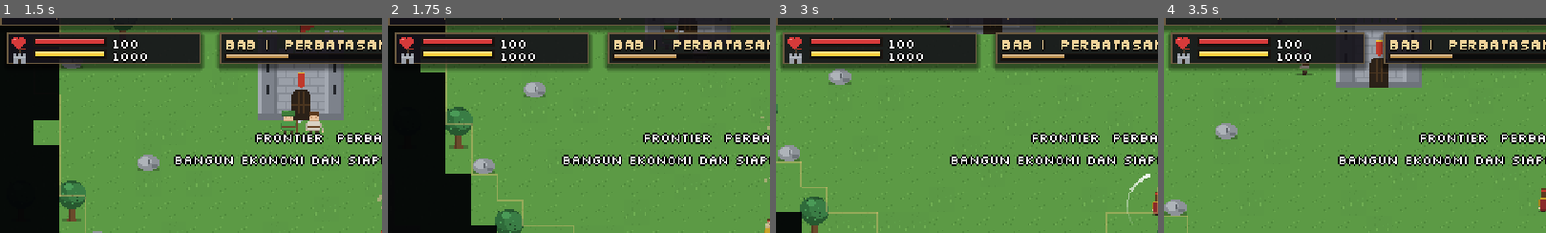
Above: before the commit, frames 1-4 (left to right).
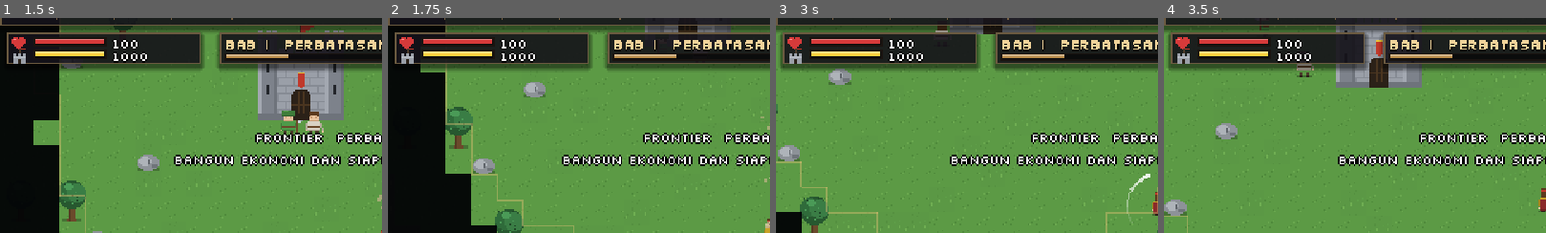
Above: after the commit, the same moments.

Repository: shimleabyte/hold-the-keep
Game: Godot game, scene res://scenes/main.tscn
Same seed, same stepped clock (60 frames per second), same inputs: the game is played once before the commit and once after it.
Inputs (mouse positions are % of the whole screen's width and height, from its top left):
- Up to frame 1 (1.5 s): tap Enter at 0.5 s; move the mouse to (72, 45) at 0.52 s; hold D (move_right) 0.53-1.28 s; tap C (ability_cleave) at 0.6 s; click (72, 45) at 0.67 s; tap Space at 0.77 s; move the mouse to (30, 55) at 1.27 s; hold S (move_down) from 1.28 s (still down); tap Q (ability_dash) at 1.35 s
- Up to frame 2 (1.75 s): keep holding S (move_down); tap Space at 1.52 s
- Up to frame 3 (3 s): move the mouse to (60, 28) at 2.02 s; release S (move_down) at 2.03 s; hold D (move_right) 2.03-2.78 s; tap V (ability_rally) at 2.1 s; move the mouse to (45, 70) at 2.77 s; hold W (move_up) from 2.78 s (still down); tap F (attack) at 2.85 s; click (45, 70) at 2.92 s
- Up to frame 4 (3.5 s): keep holding W (move_up); tap Space at 3.02 s
The pictures show only the part of the screen within x 0-50%, y 5-55%; the shares and areas given below are measured in that part.

Frame 1 is identical in both runs. In frame 2, 0.1% of the frame differs, in the area x 72-78%, y 3-7%; in frame 3, less than 0.1%; in frame 4, 0.2%, in the area x 25-40%, y 3-28%.
Error before the commit: Invalid access to property or key 'id' on a base object of type 'StaticBody2D (resource_tree.gd)'. (res://scripts/systems/nav_grid.gd:40)

Commit message:
Guard bridge checks against non-building world occupants

Diff:
--- a/scripts/systems/nav_grid.gd
+++ b/scripts/systems/nav_grid.gd
@@ -37,7 +37,7 @@
         for x in WorldConfig.map_size:
             var c := Vector2i(x, y)
             var occupant = world.occupied.get(c)
-            var is_bridge: bool = occupant != null and is_instance_valid(occupant) and String(occupant.id) == "bridge"
+            var is_bridge: bool = occupant != null and is_instance_valid(occupant) and occupant.is_in_group("buildings") and String(occupant.id) == "bridge"
             var blocks_path: bool = occupant != null and not (is_instance_valid(occupant) and occupant.is_in_group("roads"))
             astar.set_point_solid(c, (not world.is_buildable(c) and not is_bridge) or blocks_path)
     version += 1
